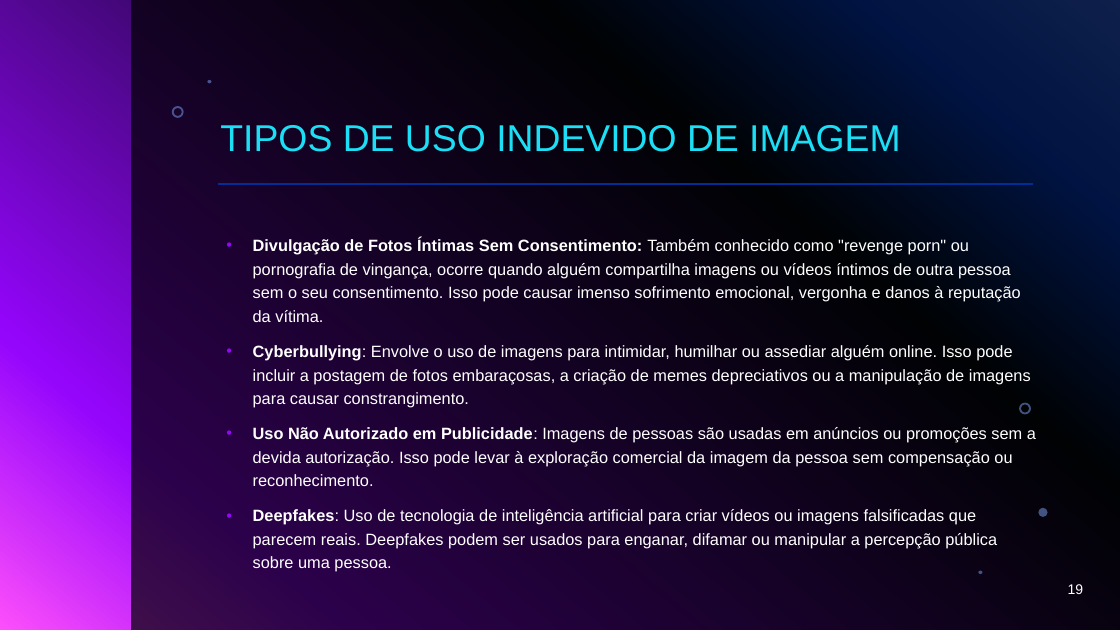
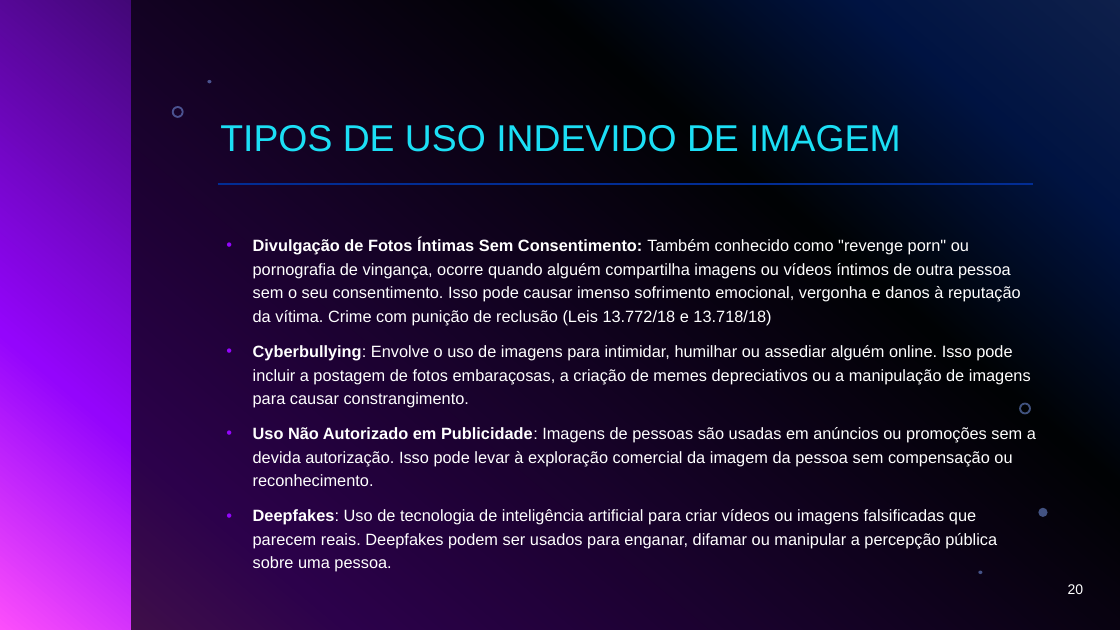
Before and after one commit to danieldavidnunes/apresentacoes, a slide deck: slide 20 of Segurança na internet.pptx (slide 19 before the commit). Drawn at 1120x630 pixels with LibreOffice and Linux fonts; fonts in the diff are those of the drawing; background and template pictures are left out. Boxes give left, top, right and bottom in pixels: in the first picture for what was removed or moved away, otherwise in the second. Text is boxed around its words. In the diff, an @@ line names an element or a change of style, - is before the commit and + after.

```diff
--- a/Segurança na internet.pptx
+++ b/Segurança na internet.pptx
@@ text at (253, 238, 1021, 326): text changed @@
-• Divulgação de Fotos Íntimas Sem Consentimento: Também conhecido como "revenge porn" ou pornografia de vingança, ocorre quando alguém compartilha imagens ou vídeos íntimos de outra pessoa sem o seu consentimento. Isso pode causar imenso sofrimento emocional, vergonha e danos à reputação da vítima.
+• Divulgação de Fotos Íntimas Sem Consentimento: Também conhecido como "revenge porn" ou pornografia de vingança, ocorre quando alguém compartilha imagens ou vídeos íntimos de outra pessoa sem o seu consentimento. Isso pode causar imenso sofrimento emocional, vergonha e danos à reputação da vítima. Crime com punição de reclusão (Leis 13.772/18 e 13.718/18)
@@ page number at (1068, 584, 1084, 594): text changed @@
-19
+20
```
Also in this commit, not shown: 1 other slide changed, 4 slides added.
